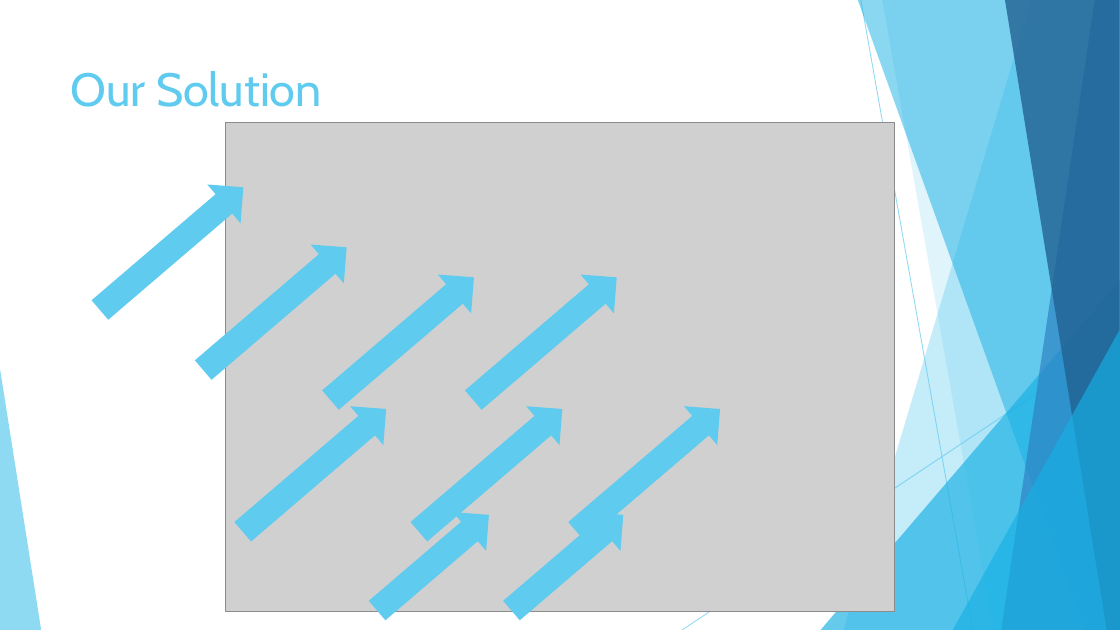
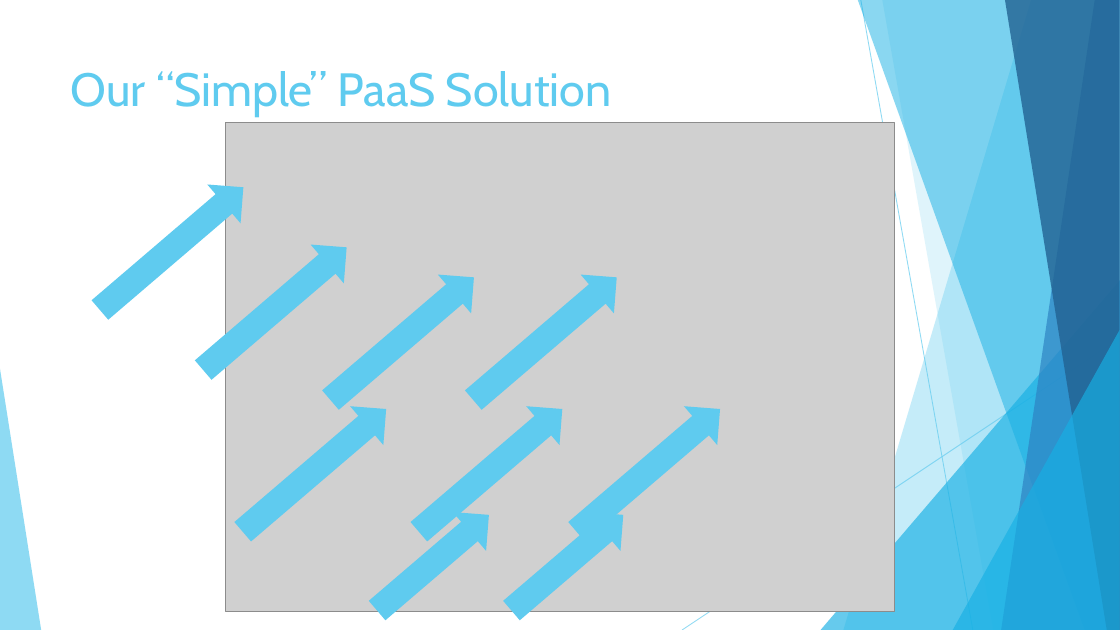
Before and after one commit to timothywarner/webapp, a slide deck: slide 16 of warner-azure-webapp-pod.pptx (slide 26 before the commit). Drawn at 1120x630 pixels with LibreOffice and Linux fonts; fonts in the diff are those of the drawing; grey boxes stand for pictures. Boxes give left, top, right and bottom in pixels: in the first picture for what was removed or moved away, otherwise in the second. Text is boxed around its words. In the diff, an @@ line names an element or a change of style, - is before the commit and + after.

```diff
--- a/warner-azure-webapp-pod.pptx
+++ b/warner-azure-webapp-pod.pptx
@@ title at (71, 71, 612, 118): text changed @@
-Our Solution
+Our “Simple” PaaS Solution
```
Also in this commit, not shown: 8 other slides changed, 2 slides added, 10 slides removed, 1 other file.
